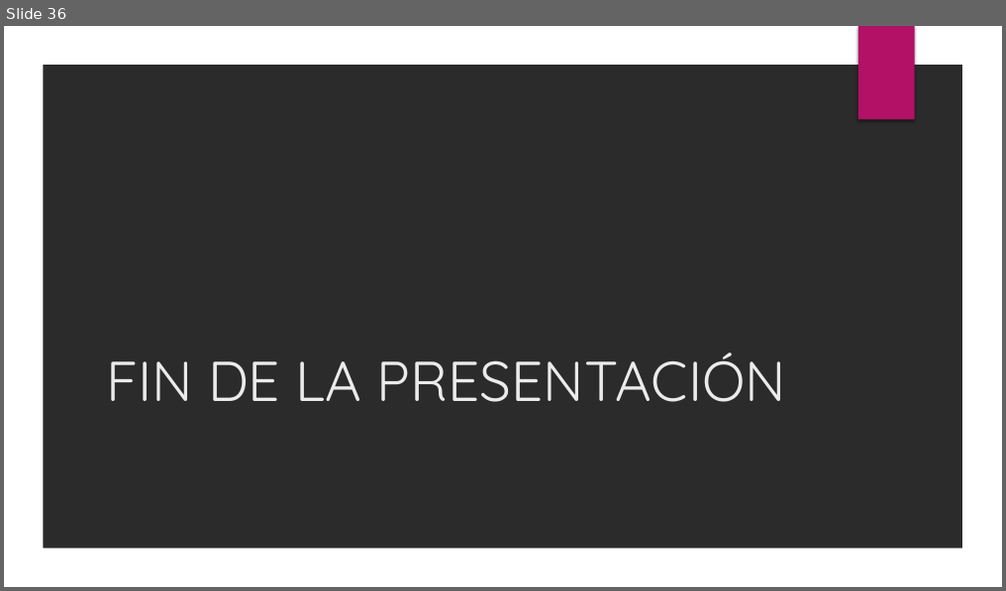
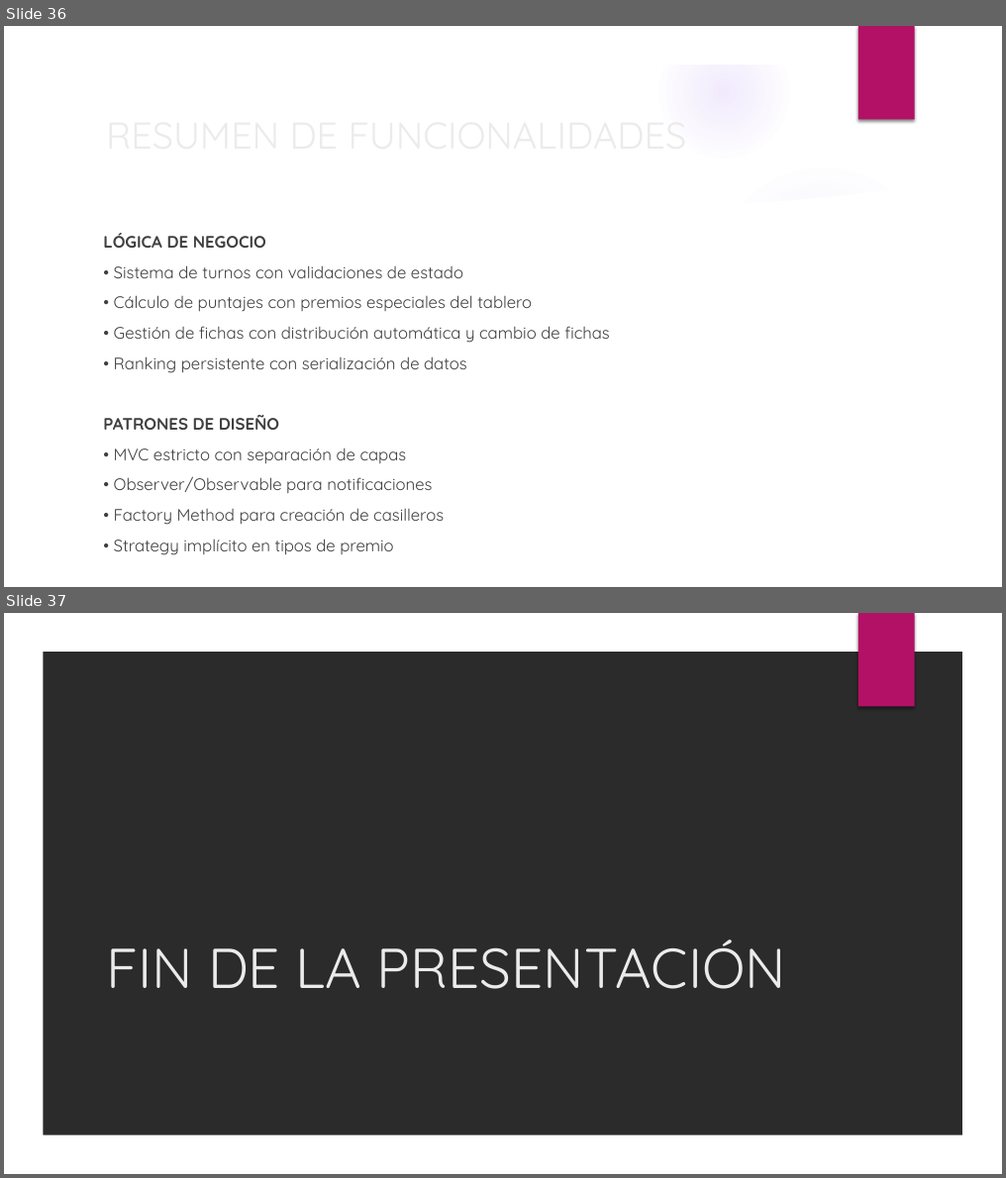
Before and after one commit to BinaryJuan/scrabble-poo, a slide deck: SCRABBLE.pptx. Shown one above the other, each under a label of ours: slide 36 before the commit, slides 36 and 37 after it. The pictures are 1006x591 and 1006x1178 pixels, drawn with LibreOffice and Linux fonts; fonts in the diff are those of the drawing; background and template pictures are left out; a plain dark background stands for a picture behind light text. Boxes give left, top, right and bottom in pixels: in the first picture for what was removed or moved away, otherwise in the second. Text is boxed around its words. In the diff, an @@ line names an element or a change of style, - is before the commit and + after.

```diff
--- a/SCRABBLE.pptx
+++ b/SCRABBLE.pptx
@@ slide 36 added at bbox=[4, 26, 1002, 587], background picture (left out); not listed: 2 template elements that a slide beside it also shows @@
@@ title added at bbox=[98, 105, 816, 163], 36 pt, text #EBEBEB @@
+RESUMEN DE FUNCIONALIDADES
@@ group added at bbox=[4, 27, 971, 587]: 5 ellipses, 2 freeform shapes @@
@@ text added at bbox=[103, 233, 610, 556], 16 pt, text #404040 @@
+LÓGICA DE NEGOCIO
+• Sistema de turnos con validaciones de estado
+• Cálculo de puntajes con premios especiales del tablero
+• Gestión de fichas con distribución automática y cambio de fichas
+• Ranking persistente con serialización de datos
+PATRONES DE DISEÑO
+• MVC estricto con separación de capas
+• Observer/Observable para notificaciones
+• Factory Method para creación de casilleros
+• Strategy implícito en tipos de premio
@@ what was slide 36 is now slide 37 @@
```
Also in this commit, not shown: 5 slides changed.
